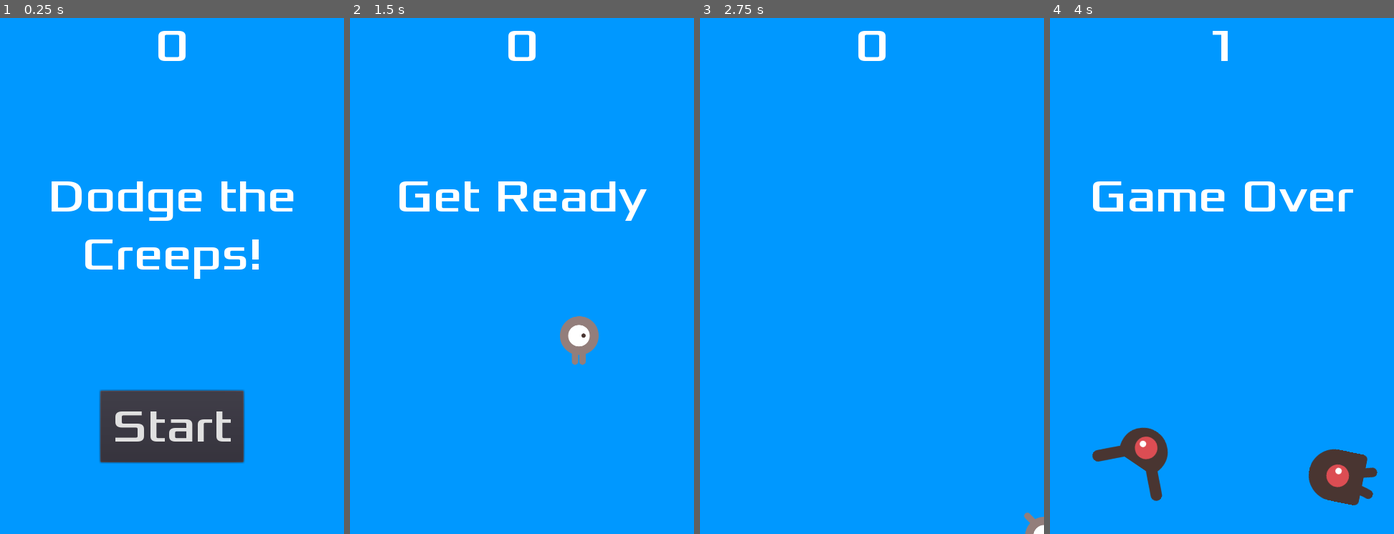
Above: before the commit, frames 1-4 (left to right).
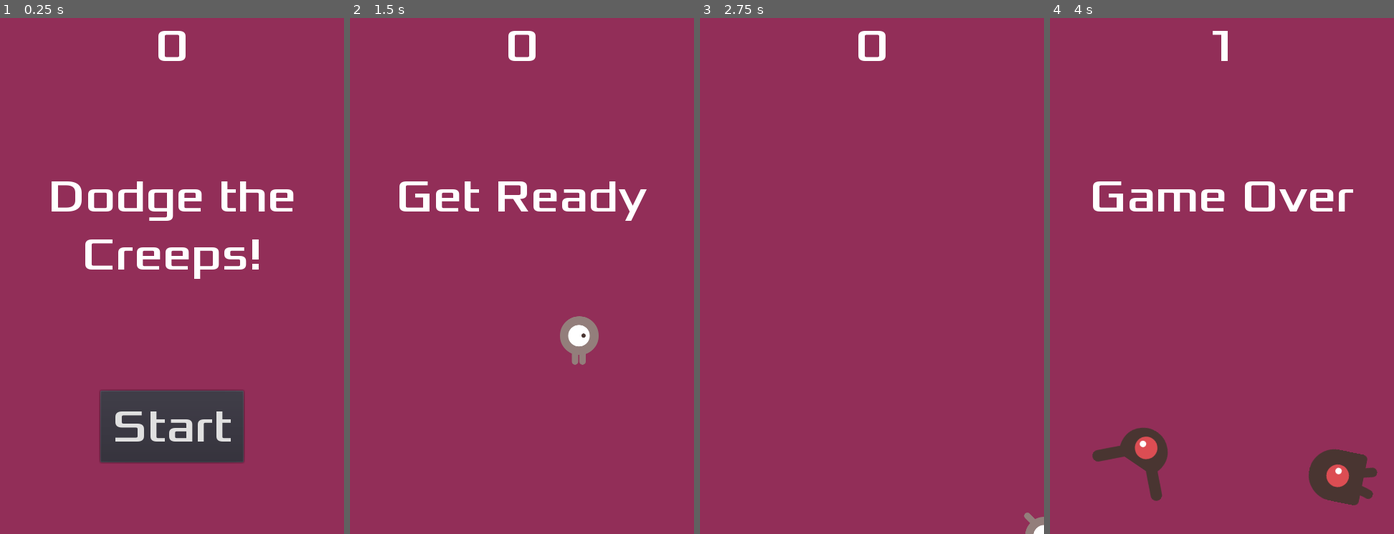
Above: after the commit, the same moments.

Repository: thiagohrs/dodge
Game: Godot game, scene res://Main.tscn
The game is run twice, just before and just after one commit, with the same random seed, the same clock (stepped at 60 frames per second) and the same inputs.
Inputs:
- Up to frame 1 (0.25 s): no input
- Up to frame 2 (1.5 s): click "Start" at 0.5 s; tap Enter at 1.25 s; hold Right (ui_right) from 1.28 s (still down)
- Up to frame 3 (2.75 s): release Right (ui_right) at 2.03 s; hold Down (ui_down) from 2.03 s (still down)
- Up to frame 4 (4 s): release Down (ui_down) at 2.78 s; hold Right (ui_right) 2.78-3.53 s; hold Up (ui_up) from 3.53 s (still down)

The runs differ from the first frame. In frame 1, 91% of the frame differs, in the area x 0-100%, y 0-100%; in frame 2, 98%; in frame 3, 100%; in frame 4, 96%.

Commit message:
Alterando cor background

Diff:
--- a/Main.tscn
+++ b/Main.tscn
@@ -19,7 +19,7 @@
 [node name="Background" type="ColorRect" parent="."]
 margin_right = 480.0
 margin_bottom = 730.0
-color = Color( 0, 0.6, 1, 1 )
+color = Color( 1, 0, 0.423529, 0.392157 )
 
 [node name="Player" parent="." instance=ExtResource( 3 )]
 
